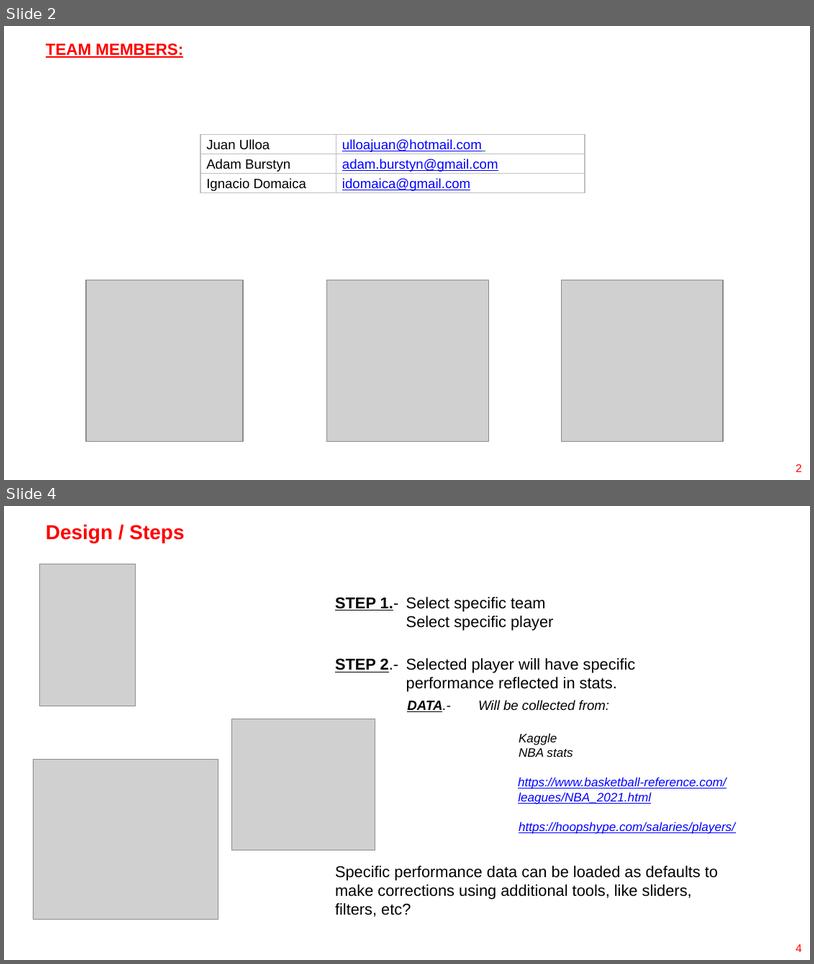
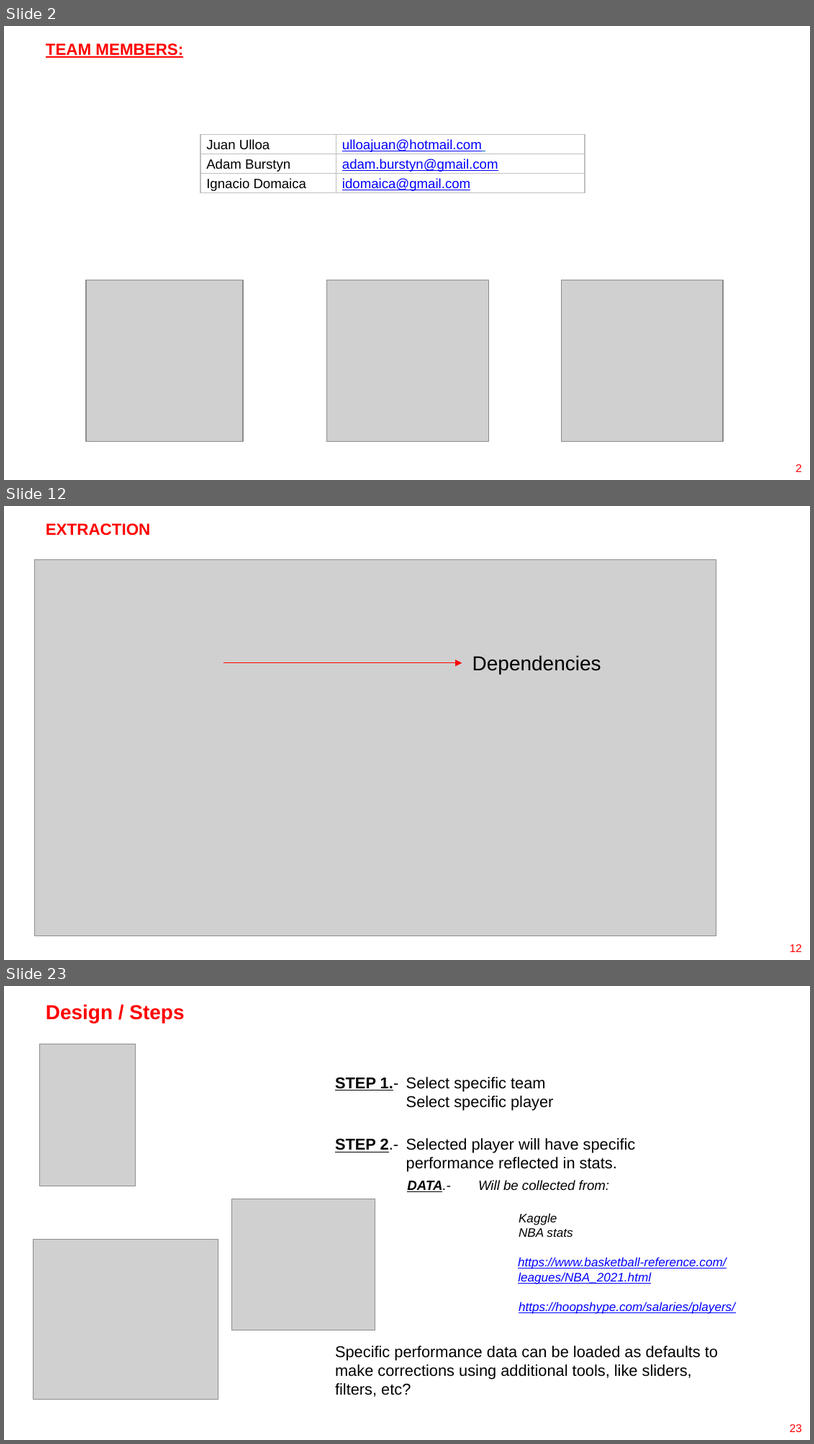
Before and after one commit to aburstyn9068/final_project, a slide deck: ppt/Final Project Group 1 v1.pptx. Shown one above the other, each under a label of ours: slides 2 and 4 before the commit, slides 2, 12 and 23 after it; the slides between them are not shown. The pictures are 814x964 and 814x1444 pixels, drawn with LibreOffice and Linux fonts; fonts in the diff are those of the drawing; grey boxes stand for pictures. Boxes give left, top, right and bottom in pixels: in the first picture for what was removed or moved away, otherwise in the second. Text is boxed around its words. In the diff, an @@ line names an element or a change of style, - is before the commit and + after.

```diff
--- a/ppt/Final Project Group 1 v1.pptx
+++ b/ppt/Final Project Group 1 v1.pptx
@@ slide 12 added at (4,506,810,960), background #FFFFFF @@
@@ title added at (46,523,150,536), 14.4 pt, text #FF0000, bold @@
+EXTRACTION
@@ picture added at (35,559,716,935) @@
@@ text added at (473,655,602,674), 18 pt, text #000000 @@
+Dependencies
@@ arrow added from (224, 662) to (462, 662), #FF0000 0.75 pt @@
@@ page number added at (790,944,802,952), 10 pt, text #FF0000 @@
+12
@@ what was slide 4 is now slide 23 @@
@@ page number at (790,1424,802,1432): text changed @@
-4
+23
```
Also in this commit, not shown: 3 slides changed, 19 other slides added, 9 other files.
